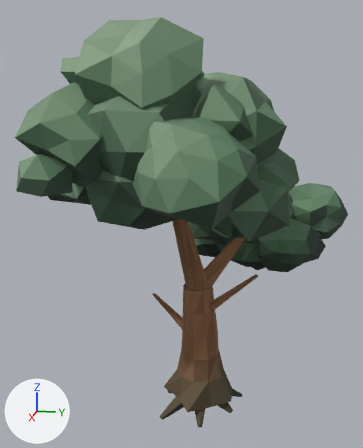
The glTF model examples/generated/harvest-frontier-trees/broadleaf-round-forked.glb, before and after one commit.
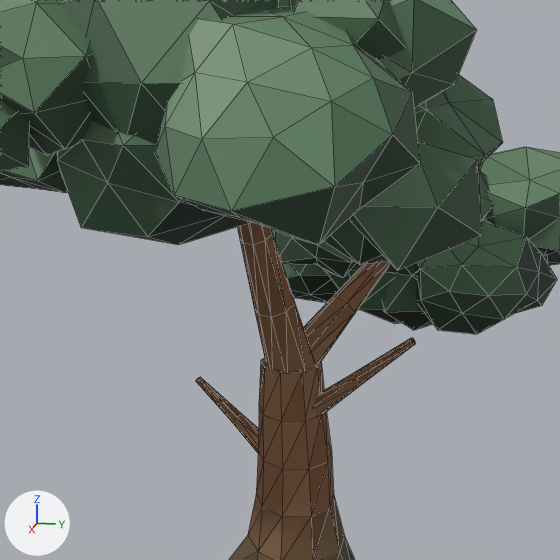
Old and new are each drawn whole from a 50 mm camera at (9.43, 1.47, 5.98) aimed at (-0.2, -0.46, 3.57) and again close up on the part from 16% to 90% of the width and 25% to 85% of the height. The lights are fixed; the arrows at lower left show +X, +Y and +Z. The last two pictures show the newer version. The close-ups show mesh edges as thin lines. Where no turn or scale is listed for an object, it has been applied to the vertices. Vertices at exactly the same position are counted once.

In view in the first close-up: 'canopy', 'trunk'.
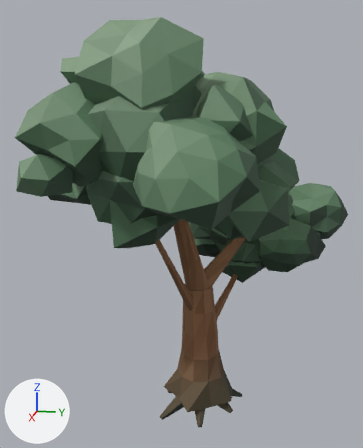
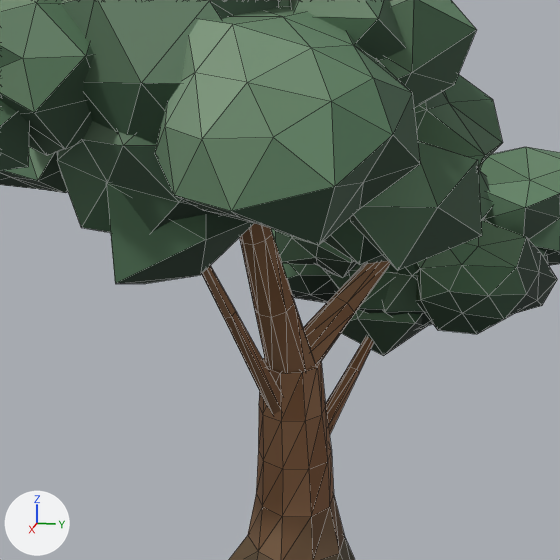
Pixel boxes (x1, y1, x2, y2) of what changed, in the close-ups (560 x 560 px; the box of a moved part takes in the faces that stretch with it):
```json
{"object": "canopy", "change": "reshaped", "before": [0, 0, 560, 334], "after": [0, 0, 560, 356]}
{"object": "trunk", "change": "reshaped", "before": [196, 223, 416, 560], "after": [202, 224, 390, 560]}
{"part": 1, "of": "me_mesh_0", "change": "moved or reshaped", "before": [196, 338, 416, 453], "after": [202, 266, 374, 435]}
{"part": 2, "of": "me_mesh_1", "change": "added", "after": [342, 309, 426, 356]}
{"part": 3, "of": "me_mesh_1", "change": "added", "after": [106, 182, 254, 284]}
```

Edits to the scene script, one JSON object a line:
```json
{"block": "me_mesh_0", "where": "# used by ob_trunk; location = (0.0, 0.0, 0.0)"}
{"op": "remove", "block": "me_mesh_0", "code": "me_mesh_0.from_pydata(...)  # 240 vertices, 436 faces; spans x -1.99..0.88, y -1.14..1.21, z -0.44..5.16"}
{"op": "add", "block": "me_mesh_0", "code": "me_mesh_0.from_pydata(...)  # 240 vertices, 436 faces; spans x -1.99..1.48, y -0.92..1.21, z -0.44..5.16"}
{"block": "me_mesh_0", "change": "me_mesh_0 part 1: 40 of 240 vertices moved; they spanned x -0.46..0.26, y -1.14..1.11, z 1.17..2.77 and now span x -1.83..1.48, y -0.92..0.82, z 1.18..4.32; mean shift (-0.04, -0.01, 0.55); largest move (0.2, 1.1, 2.73) -> (1.43, -0.87, 4.32)"}
{"block": "me_mesh_1", "where": "# used by ob_canopy; location = (0.0, 0.0, 0.0)"}
{"op": "remove", "block": "me_mesh_1", "code": "me_mesh_1.from_pydata(...)  # 906 vertices, 1700 faces; spans x -3.9..3.45, y -3.08..2.98, z 2.15..7.11"}
{"op": "add", "block": "me_mesh_1", "code": "me_mesh_1.from_pydata(...)  # 930 vertices, 1740 faces; spans x -3.9..3.45, y -3.08..2.98, z 1.92..7.11"}
{"block": "me_mesh_1", "change": "me_mesh_1 part 2"}
{"block": "me_mesh_1", "change": "12 vertices are added at x -2.14..-1.09, y 0.09..1.35, z 1.92..2.89"}
{"block": "me_mesh_1", "change": "20 new faces join them"}
{"block": "me_mesh_1", "change": "me_mesh_1 part 3"}
{"block": "me_mesh_1", "change": "12 vertices are added at x 0.5..2.08, y -1.4..-0.13, z 3.39..4.73"}
{"block": "me_mesh_1", "change": "20 new faces join them"}
```
